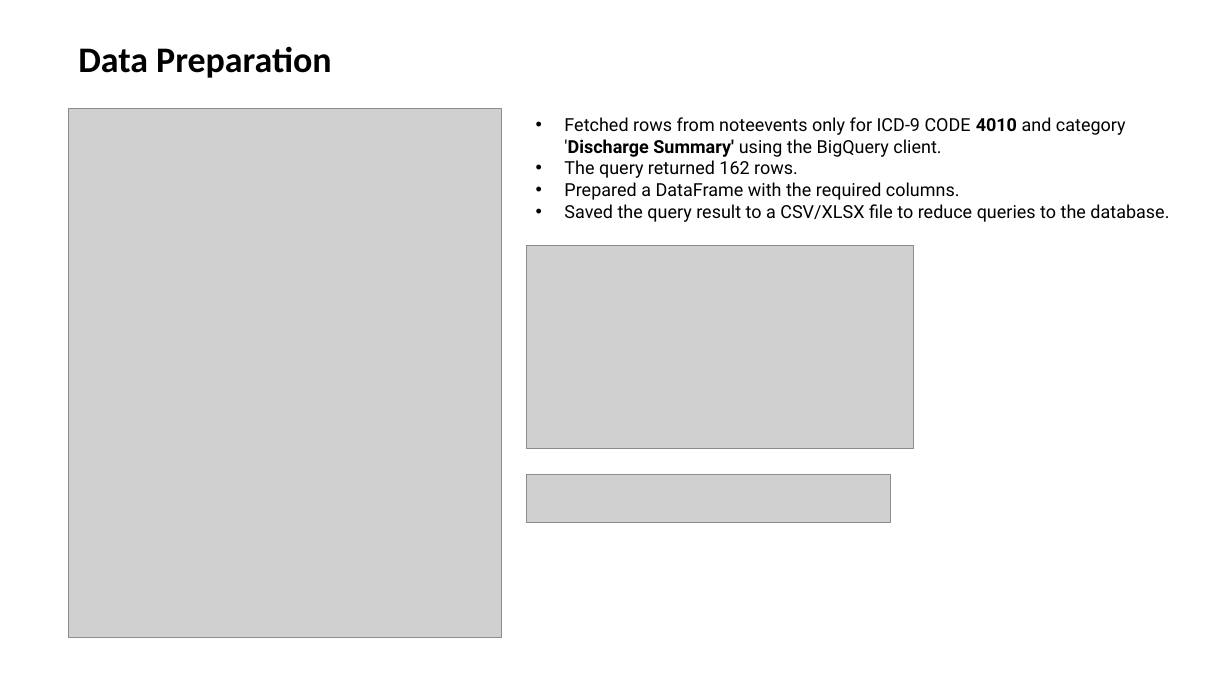
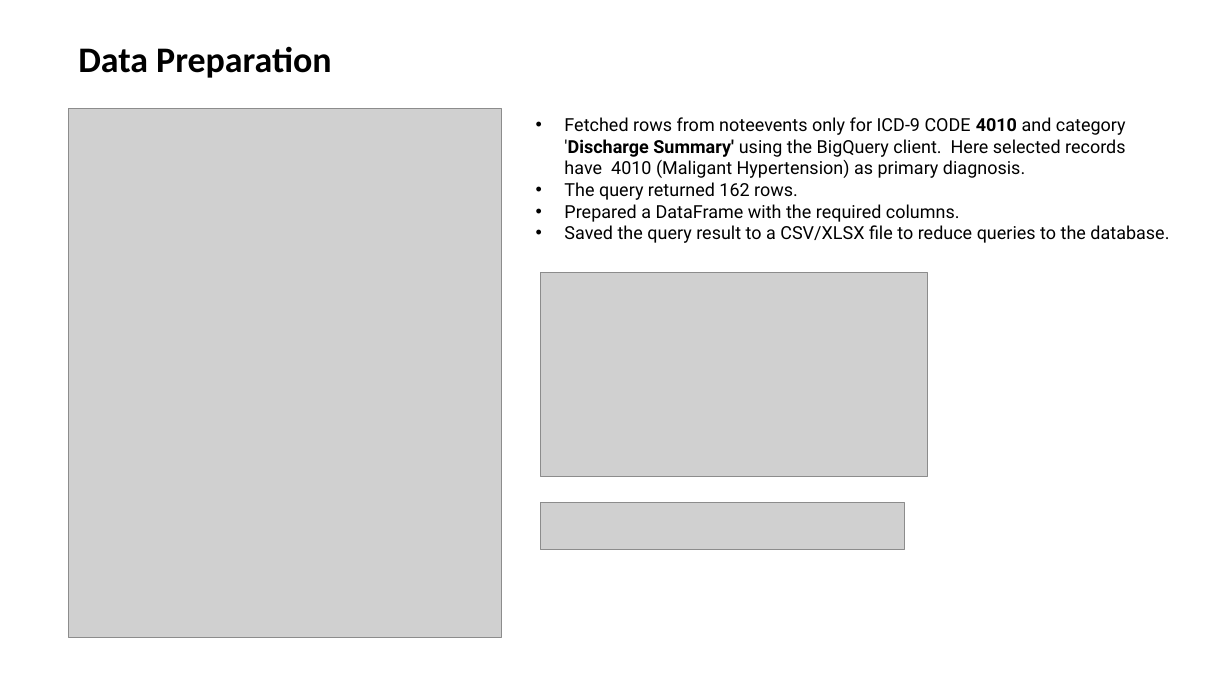
Before and after one commit to AnkitaSavaliya/AIH, a slide deck: slide 3 of MIMIC-III_NLP.pptx. Drawn at 1232x693 pixels with LibreOffice and Linux fonts; fonts in the diff are those of the drawing; grey boxes stand for pictures. Boxes give left, top, right and bottom in pixels: in the first picture for what was removed or moved away, otherwise in the second. Text is boxed around its words. In the diff, an @@ line names an element or a change of style, - is before the commit and + after.

```diff
--- a/MIMIC-III_NLP.pptx
+++ b/MIMIC-III_NLP.pptx
@@ text at (x1=564, y1=117, x2=1126, y2=178): text changed @@
-• Fetched rows from noteevents only for ICD-9 CODE 4010 and category 'Discharge Summary' using the BigQuery client.
+• Fetched rows from noteevents only for ICD-9 CODE 4010 and category 'Discharge Summary' using the BigQuery client. Here selected records have 4010 (Maligant Hypertension) as primary diagnosis.
@@ picture moved from (x1=527, y1=245, x2=913, y2=448) to (x1=541, y1=273, x2=927, y2=476) @@
@@ picture moved from (x1=527, y1=475, x2=891, y2=522) to (x1=541, y1=503, x2=905, y2=550) @@
```
Also in this commit, not shown: 13 other slides changed, 7 slides added, 1 slide removed, 2 other files.
